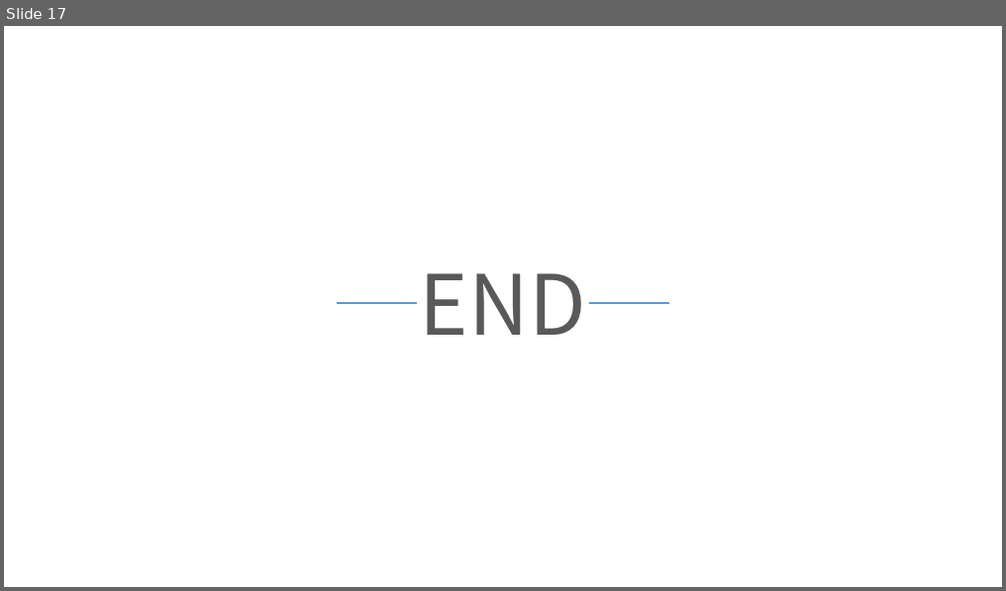
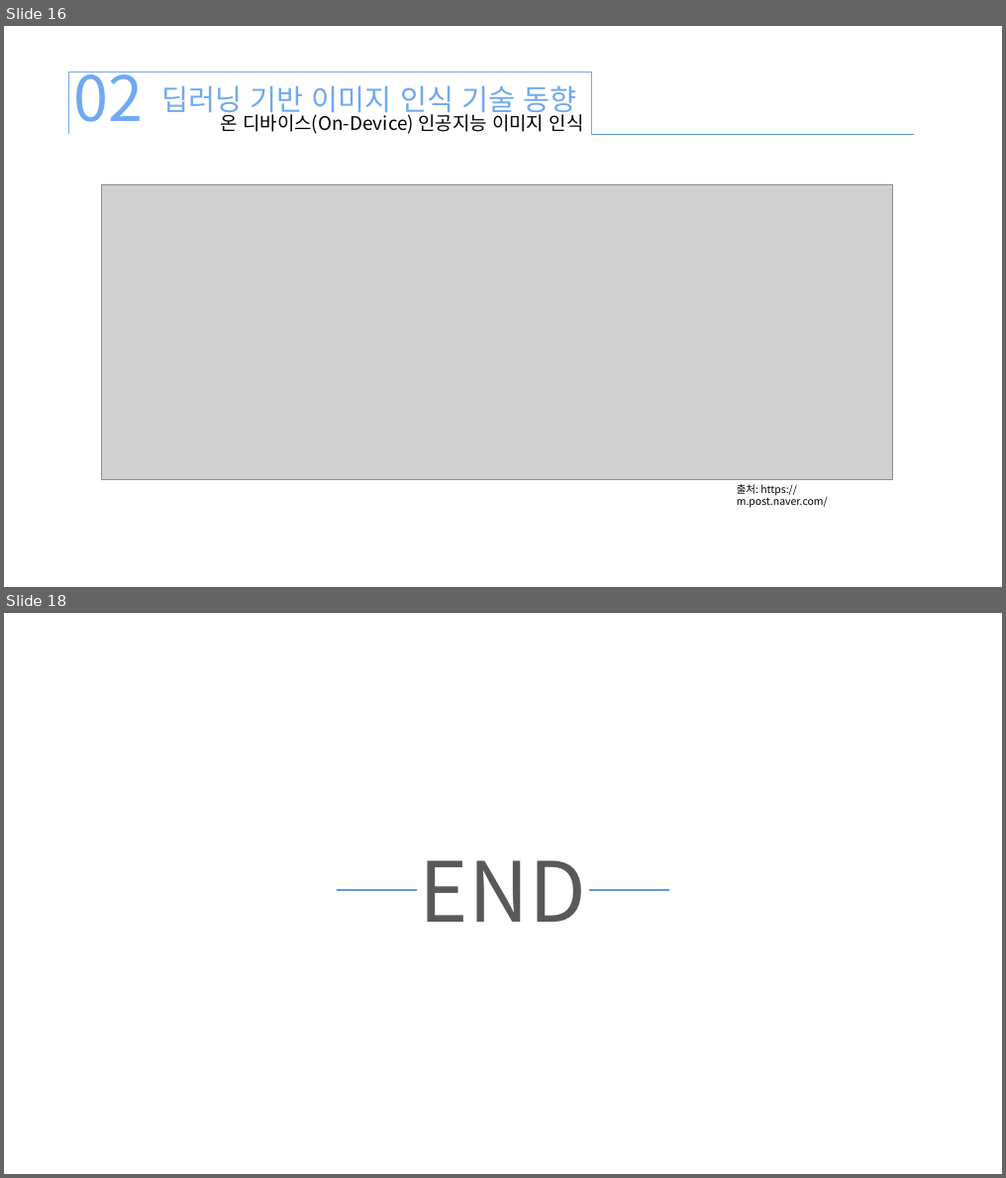
Before and after one commit to xddongx/flexink, a slide deck: 이미지 인식 기술/이미지 인식 기술_KDH.pptx. Shown one above the other, each under a label of ours: slide 17 before the commit, slides 16 and 18 after it; the slides between them are not shown. The pictures are 1006x591 and 1006x1178 pixels, drawn with LibreOffice and Linux fonts; fonts in the diff are those of the drawing; grey boxes stand for pictures. Boxes give left, top, right and bottom in pixels: in the first picture for what was removed or moved away, otherwise in the second. Text is boxed around its words. In the diff, an @@ line names an element or a change of style, - is before the commit and + after.

```diff
--- a/이미지 인식 기술/이미지 인식 기술_KDH.pptx
+++ b/이미지 인식 기술/이미지 인식 기술_KDH.pptx
@@ slide 16 added at <box>4,26,1002,587</box>, background #FFFFFF @@
@@ right bracket added at <box>69,72,591,134</box>, outline #70A9F0 0.5 pt @@
@@ text added at <box>74,72,144,122</box>, 60 pt, text #70A9F0 @@
+02
@@ text added at <box>161,85,577,118</box>, 28 pt, text #70A9F0 @@
+딥러닝 기반 이미지 인식 기술 동향
@@ text added at <box>221,111,584,134</box>, 18 pt, text #000000 @@
+온 디바이스(On-Device) 인공지능 이미지 인식
@@ line added from (591, 134) to (915, 134), #5B9BD5 0.5 pt @@
@@ picture added at <box>101,185,893,479</box> @@
@@ text added at <box>737,484,828,508</box>, 10 pt, text #000000 @@
+출처: https://m.post.naver.com/
@@ what was slide 17 is now slide 18 @@
```
Also in this commit, not shown: 2 slides changed, 13 other slides added, 13 slides removed, 11 other files.
